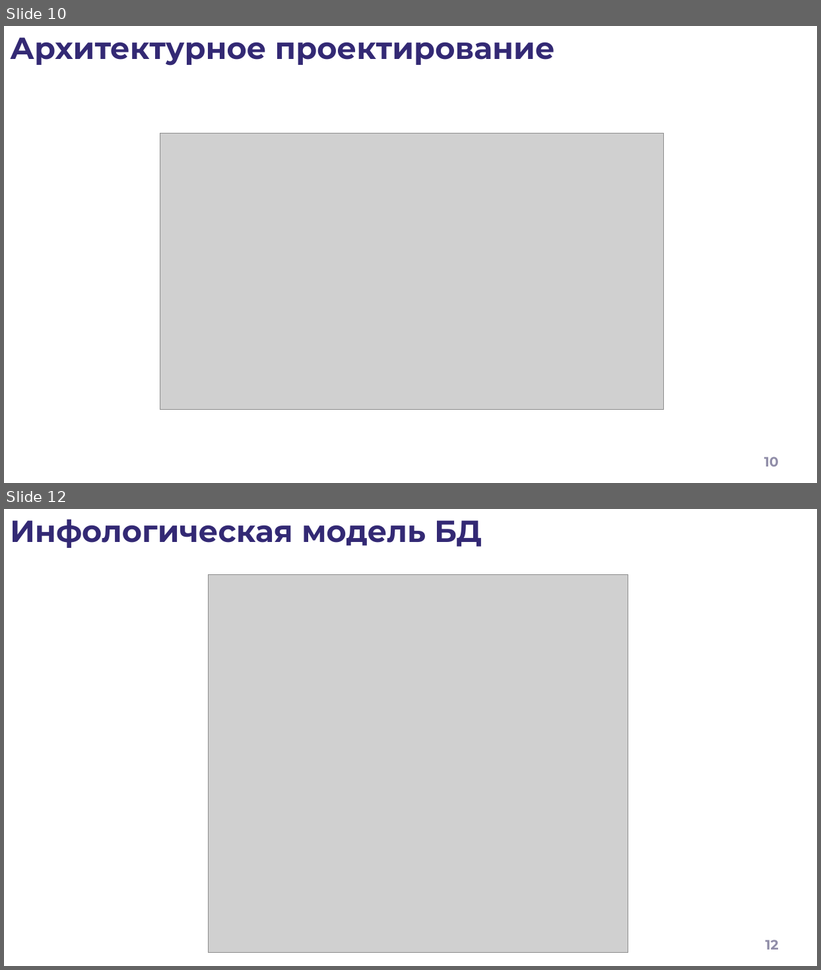
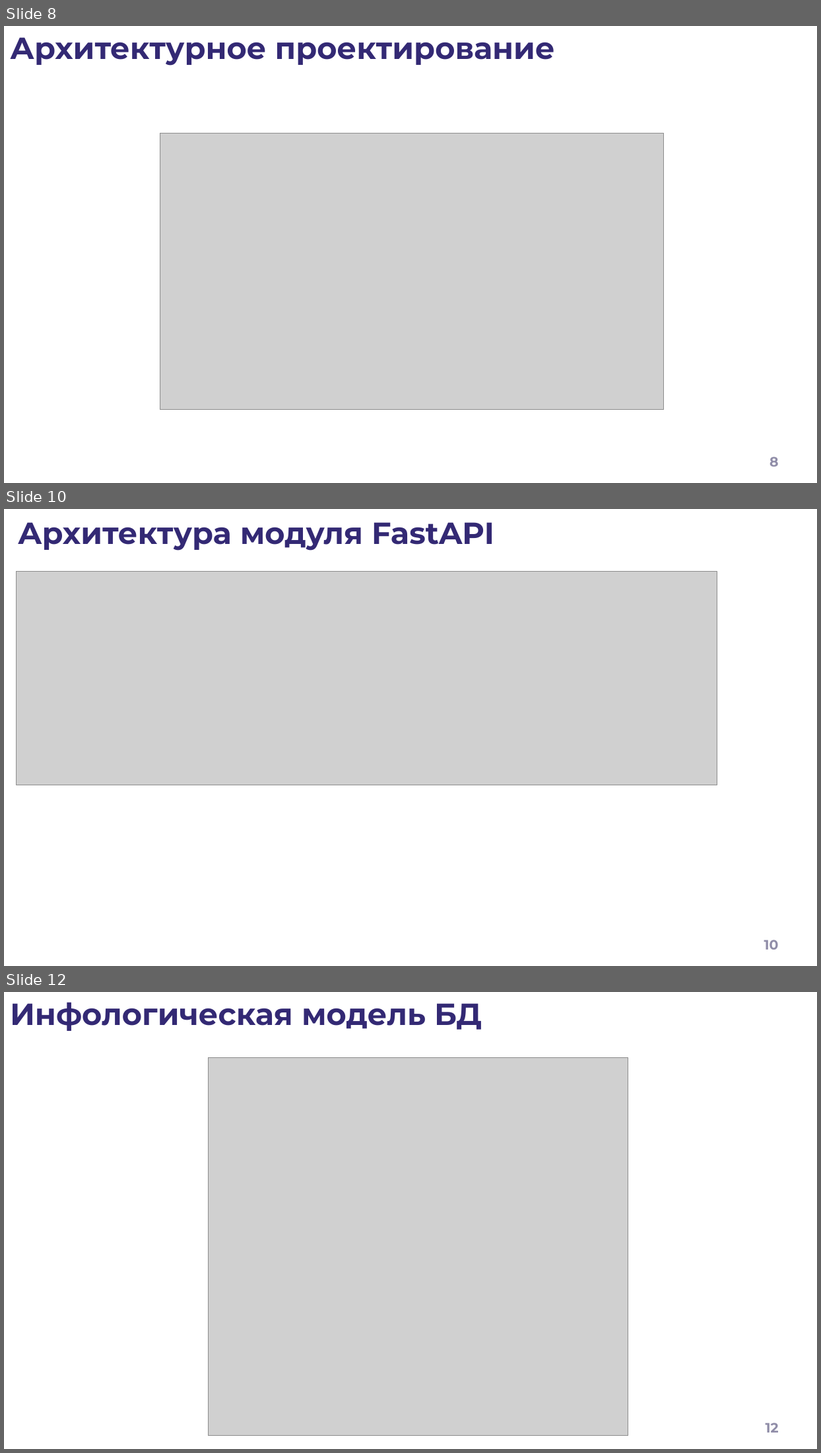
Before and after one commit to lilvolcanointhenighttime/diplom, a slide deck: Презентация.pptx. Shown one above the other, each under a label of ours: slides 10 and 12 before the commit, slides 8, 10 and 12 after it; the slides between them are not shown. The pictures are 821x970 and 821x1453 pixels, drawn with LibreOffice and Linux fonts; fonts in the diff are those of the drawing; grey boxes stand for pictures; background and template pictures are left out. Boxes give left, top, right and bottom in pixels: in the first picture for what was removed or moved away, otherwise in the second. Text is boxed around its words. In the diff, an @@ line names an element or a change of style, - is before the commit and + after.

```diff
--- a/Презентация.pptx
+++ b/Презентация.pptx
@@ slide 10 added at bbox=[4, 509, 817, 966], background #FFFFFF @@
@@ text added at bbox=[18, 522, 494, 551], 36 pt, text #332974, bold @@
+Архитектура модуля FastAPI
@@ picture added at bbox=[16, 571, 717, 785] @@
@@ page number added at bbox=[764, 940, 779, 950], 16 pt, text #908DA8, bold @@
+10
@@ what was slide 10 is now slide 8 @@
@@ page number at bbox=[770, 457, 779, 467]: text changed @@
-10
+8
```
Also in this commit, not shown: 4 slides changed, 3 other slides added, 4 slides removed, 2 other files.
